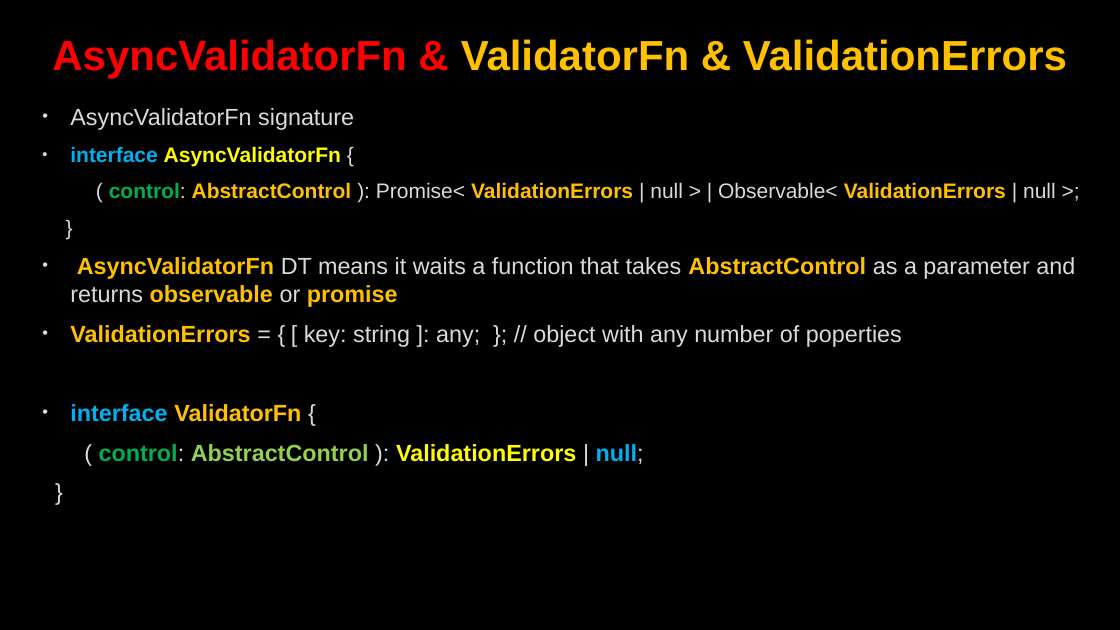
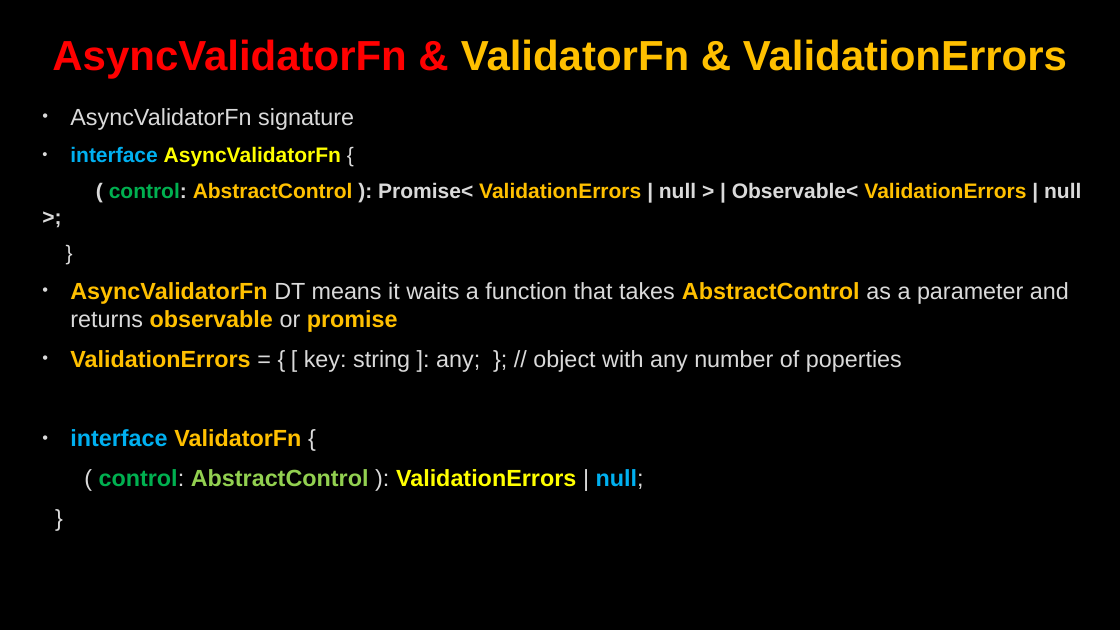
Before and after one commit to AhmedMohamedSamir1/Summary, a slide deck: slide 55 of Angular & type script/Angular.pptx (slide 53 before the commit). Drawn at 1120x630 pixels with LibreOffice and Linux fonts; fonts in the diff are those of the drawing; background and template pictures are left out. Boxes give left, top, right and bottom in pixels: in the first picture for what was removed or moved away, otherwise in the second. Text is boxed around its words. In the diff, an @@ line names an element or a change of style, - is before the commit and + after.

```diff
--- a/Angular & type script/Angular.pptx
+++ b/Angular & type script/Angular.pptx
@@ text at box(109, 182, 1081, 199): bold on in "( control: ): Promise< | null > ..." @@
```
Also in this commit, not shown: 6 other slides changed, 7 slides added, 1 slide removed.
